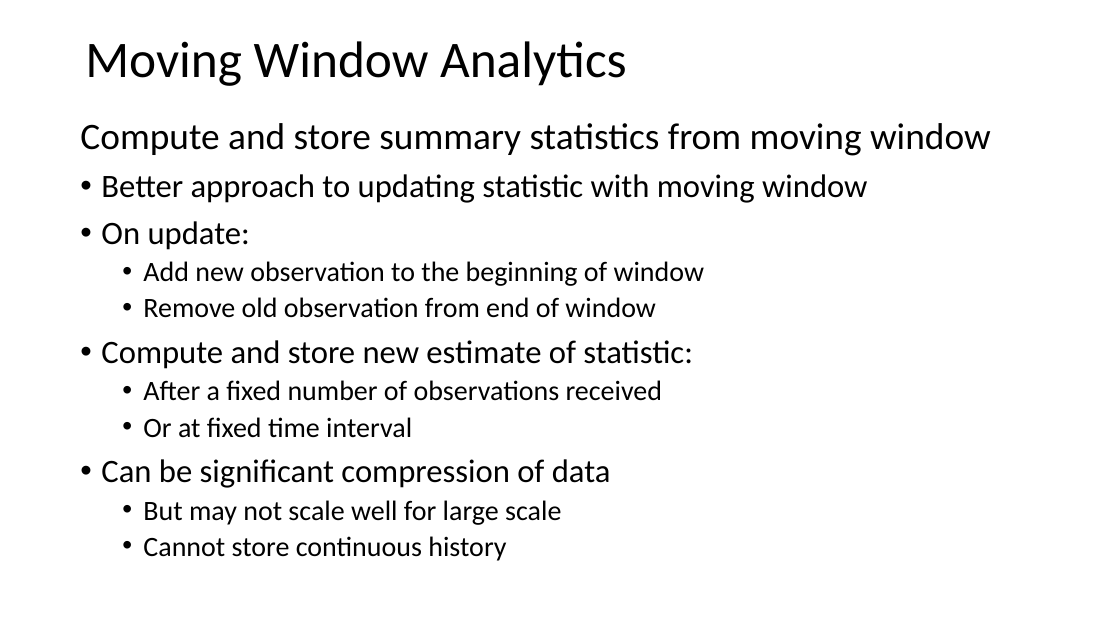
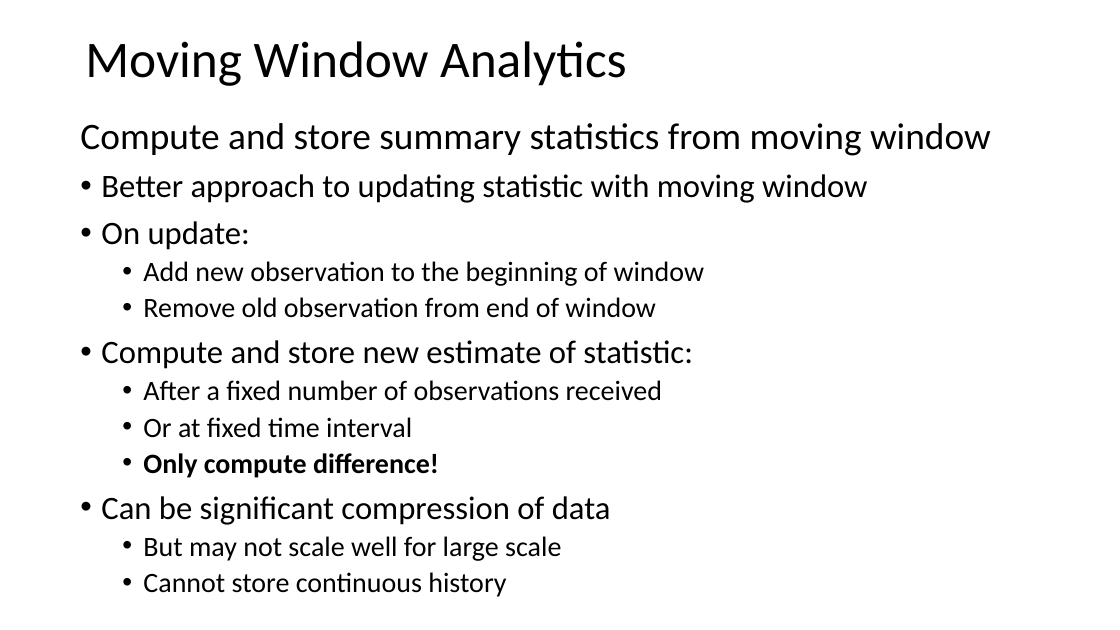
Before and after one commit to StephenElston/CSCI-E-108, a slide deck: slide 16 of slides/3_StreamingAnalytics.pptx. Drawn at 1120x630 pixels with LibreOffice and Linux fonts; fonts in the diff are those of the drawing. Boxes give left, top, right and bottom in pixels: in the first picture for what was removed or moved away, otherwise in the second. Text is boxed around its words. In the diff, an @@ line names an element or a change of style, - is before the commit and + after.

```diff
--- a/slides/3_StreamingAnalytics.pptx
+++ b/slides/3_StreamingAnalytics.pptx
@@ text at [143,453,439,478]: paragraph added @@
+  • Only compute difference!
```
Also in this commit, not shown: 8 other slides changed.
